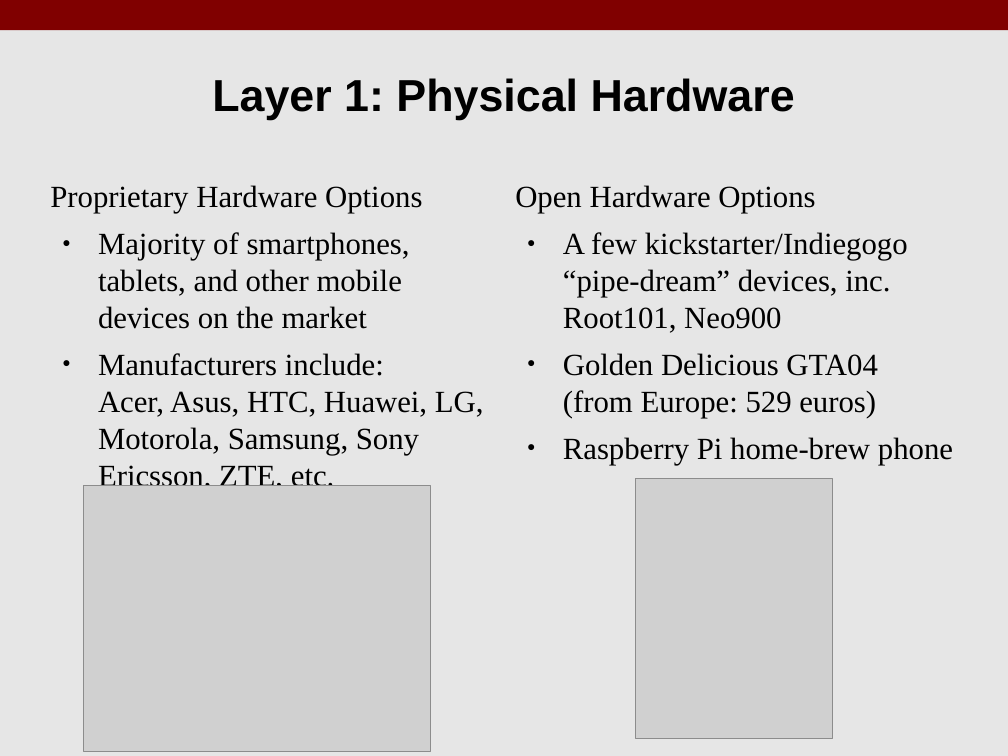
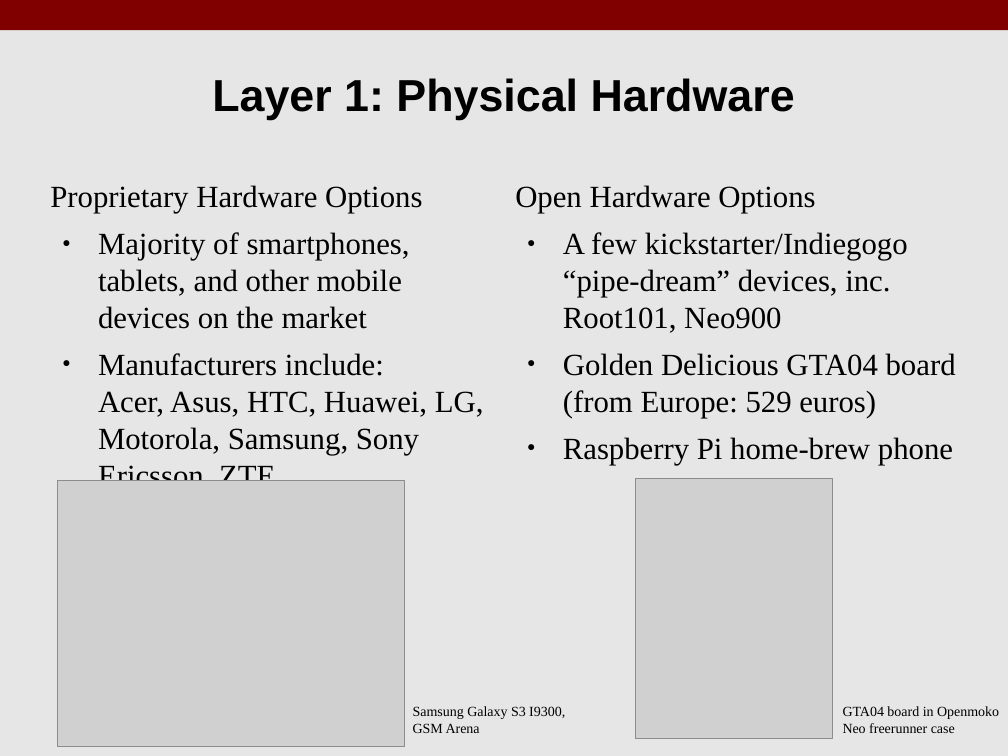
Before and after one commit to benroose/presentations, a slide deck: slide 7 of android_talk/KLF17_Android_Open_Source.odp (slide 12 before the commit). Drawn at 1008x756 pixels with LibreOffice and Linux fonts; fonts in the diff are those of the drawing; grey boxes stand for pictures. Boxes give left, top, right and bottom in pixels: in the first picture for what was removed or moved away, otherwise in the second. Text is boxed around its words. In the diff, an @@ line names an element or a change of style, - is before the commit and + after.

```diff
--- a/android_talk/KLF17_Android_Open_Source.odp
+++ b/android_talk/KLF17_Android_Open_Source.odp
@@ text at [98,353,484,481]: text changed @@
-● Manufacturers include:
-  Acer, Asus, HTC, Huawei, LG, Motorola, Samsung, Sony Ericsson, ZTE, etc.
+● Manufacturers include:
+  Acer, Asus, HTC, Huawei, LG, Motorola, Samsung, Sony Ericsson, ZTE
@@ text at [563,353,956,418]: text changed @@
-● Golden Delicious GTA04
-  (from Europe: 529 euros)
+● Golden Delicious GTA04 board
+  (from Europe: 529 euros)
@@ picture: place and size @@
-picture at [84,486,430,752]
+picture at [57,481,404,747]
@@ text added at [413,706,565,733], 10 pt, text #000000 @@
+Samsung Galaxy S3 I9300, GSM Arena
@@ text added at [843,706,999,733], 10 pt, text #000000 @@
+GTA04 board in Openmoko Neo freerunner case
```
Also in this commit, not shown: 5 other slides changed, 8 slides added, 10 slides removed, 18 other files.
